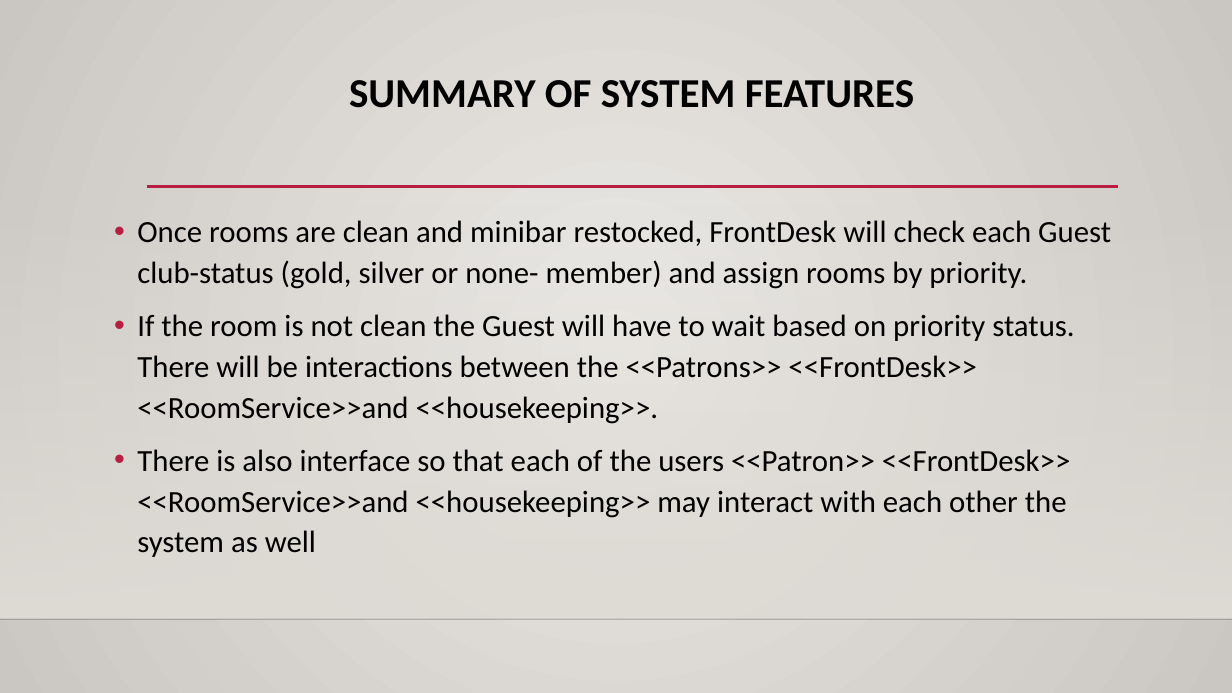
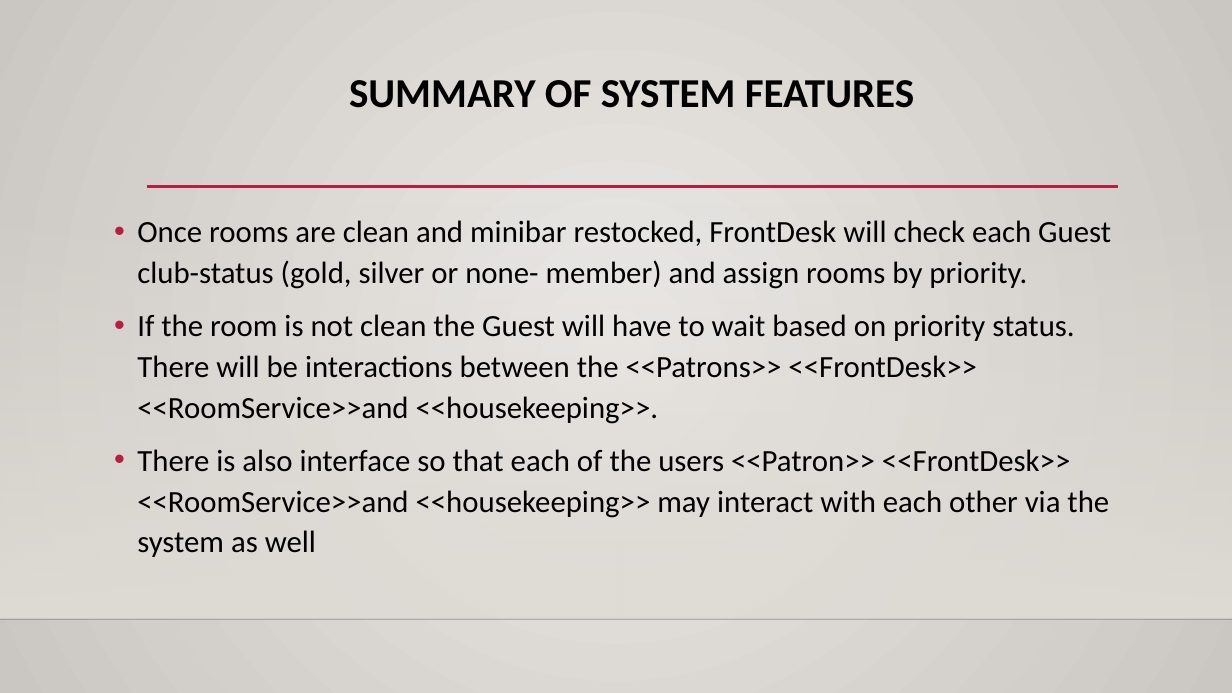
Before and after one commit to nyaundid/Hotel_Management-, a slide deck: slide 4 of Final_Presentation.pptx. Drawn at 1232x693 pixels with LibreOffice and Linux fonts; fonts in the diff are those of the drawing; background and template pictures are left out. Boxes give left, top, right and bottom in pixels: in the first picture for what was removed or moved away, otherwise in the second. Text is boxed around its words. In the diff, an @@ line names an element or a change of style, - is before the commit and + after.

```diff
--- a/Final_Presentation.pptx
+++ b/Final_Presentation.pptx
@@ text at box(137, 449, 1109, 557): text changed @@
-• There is also interface so that each of the users <<Patron>> <<FrontDesk>> <<RoomService>>and <<housekeeping>> may interact with each other the system as well
+• There is also interface so that each of the users <<Patron>> <<FrontDesk>> <<RoomService>>and <<housekeeping>> may interact with each other via the system as well
```
Also in this commit, not shown: 5 other slides changed.
